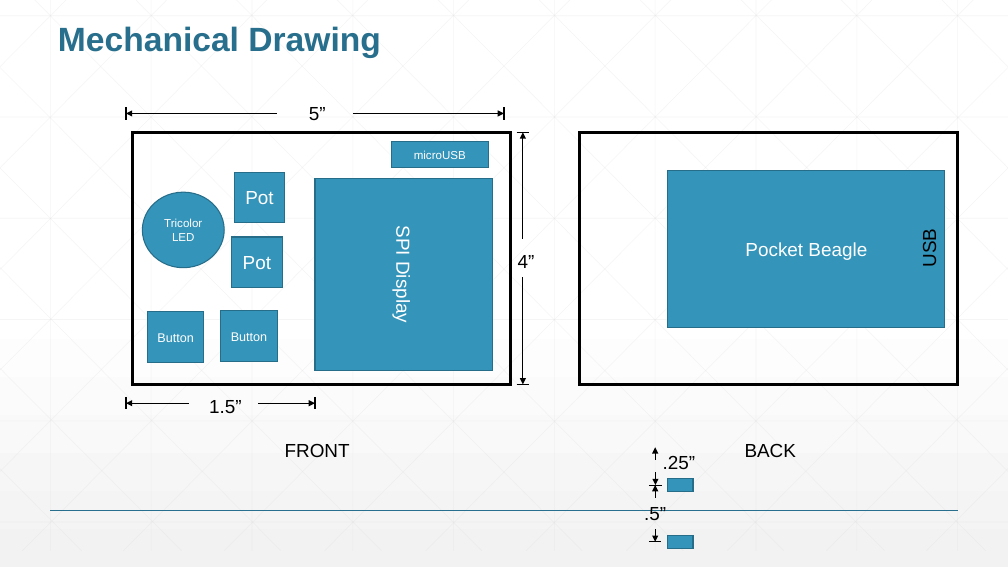
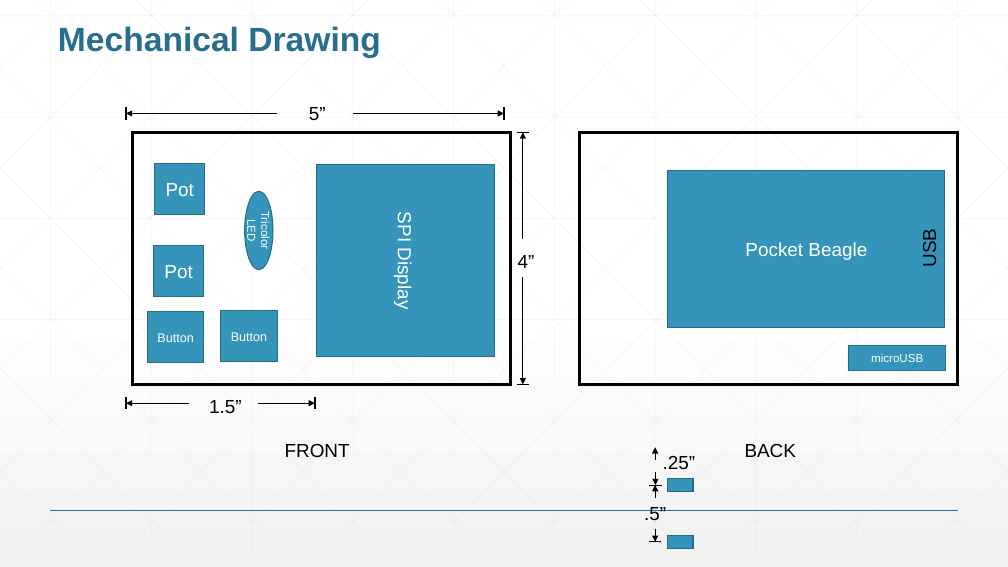
Before and after one commit to JdogLloyd1/ENGI301, a slide deck: slide 4 of Project 2/docs/ENGI301_project_02 Block Diagrams.pptx. Drawn at 1008x567 pixels with LibreOffice and Linux fonts; fonts in the diff are those of the drawing. Boxes give left, top, right and bottom in pixels: in the first picture for what was removed or moved away, otherwise in the second. Text is boxed around its words. In the diff, an @@ line names an element or a change of style, - is before the commit and + after.

```diff
--- a/Project 2/docs/ENGI301_project_02 Block Diagrams.pptx
+++ b/Project 2/docs/ENGI301_project_02 Block Diagrams.pptx
@@ rectangle "Pot": place and size @@
-rectangle "Pot" at (234,172,285,223)
+rectangle "Pot" at (154,164,205,215)
@@ rectangle "SPI Display": place and size @@
-rectangle "SPI Display" at (315,178,493,370)
+rectangle "SPI Display" at (316,164,494,357)
@@ ellipse "Tricolor LED" at (245,191,273,270): rotation 0 to 90 degrees @@
@@ rectangle "Pot": place and size @@
-rectangle "Pot" at (231,237,282,287)
+rectangle "Pot" at (154,246,204,296)
@@ rectangle "microUSB": place and size @@
-rectangle "microUSB" at (391,142,488,167)
+rectangle "microUSB" at (849,345,946,370)
```
Also in this commit, not shown: 1 other slide changed, 1 slide removed, 25 other files.
